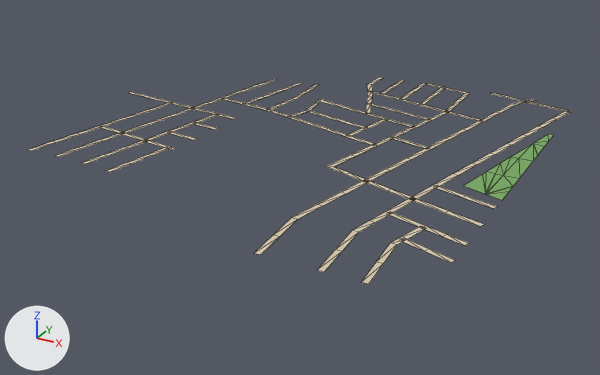
One commit to the glTF model public/assets/bengaluru-region-v1/tiles/t45_-13-l1.glb: the scene before it, then after it.
The view is the same before and after, from a 50 mm lens placed at (23168.0, -6988.0, 310.0), pointed at (22770.0, -6264.0, -52.0). Lighting does not change. The marker at lower left points along +X, +Y and +Z. The picture after the commit comes second. Mesh edges are drawn as thin lines.

The first picture shows 'ground'.
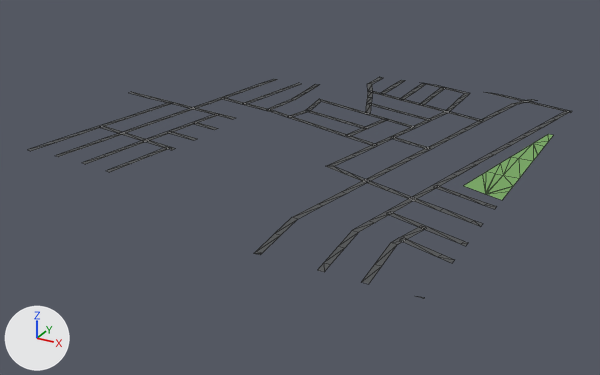
What differs and where, as boxes [x1, y1, x2, y2] in the pictures (600 x 375 px; the box of a moved part takes in the faces that stretch with it):
'ground', reshaped (7% taller): before [28, 77, 573, 284]; after [28, 77, 572, 299]
part 1 of me_ground, reshaped: before [254, 77, 497, 284]; after [255, 77, 497, 299]
part 2 of me_ground, moved or reshaped: [312, 99, 344, 107] in both
part 3 of me_ground, moved or reshaped: [326, 155, 355, 174] in both
part 4 of me_ground, moved or reshaped: before [492, 93, 573, 113]; after [485, 92, 572, 113]
part 5 of me_ground, recoloured: [28, 79, 572, 284] in both

Diff of the bpy script that builds the scene:
```diff
--- a/public/assets/bengaluru-region-v1/tiles/t45_-13-l1.glb.py
+++ b/public/assets/bengaluru-region-v1/tiles/t45_-13-l1.glb.py
@@ me_ground @@
 # used by ob_ground; location = (22500.0, -6500.0, 0.0)
 # verts and faces of me_ground; kept vertices keep their numbers, new ones are numbered from 395
 # before: 106 (221.0, 378.0, 1.0) at pixel (320, 98), 107 (225.0, 368.0, 1.0) at pixel (319, 101)
 # before: 148 (325.0, 187.0, 1.0) at pixel (325, 166), 149 (333.0, 190.0, 1.0) at pixel (333, 166)
-me_ground.from_pydata(...)  # 395 vertices, 337 faces; spans x 0.0..501.0, y 0.0..503.0, z 1.0
+me_ground.from_pydata(...)  # 409 vertices, 349 faces; spans x 0.0..500.0, y 0.0..500.0, z 1.0
+# me_ground part 1
+# 17 vertices are removed from x 312.0..501.0, y 35.0..497.0, z 1.0
+# 23 faces are deleted
+# 3 vertices in x 464.0..469.0, y 142.0..186.0, z 1.0 move by (-5.0, 1.0, 0.0)
+# 6 vertices move from x 275.0..468.0, y 34.0..503.0, z 1.0 to x 275.0..463.0, y 29.0..500.0, z 1.0
+# 27 vertices are added at x 245.0..500.0, y 0.0..500.0, z 1.0
+# 5 new vertices lie (6.0, 0.0, 0.0) away from vertices in x 245.0..414.0, y 3.0..495.0, z 1.0
+# 36 new faces join them
+# me_ground part 2
+verts[107] = (226.0, 369.0, 1.0)  # moved, pixel (321, 101)
+verts[106] = (219.0, 377.0, 1.0)  # moved, pixel (319, 98)
+# me_ground part 3
+verts[149] = (333.0, 191.0, 1.0)  # moved, pixel (333, 166)
+verts[148] = (326.0, 187.0, 1.0)  # moved, pixel (325, 166)
+# me_ground part 4
+# 6 vertices are removed from x 395.0..448.0, y 499.0..503.0, z 1.0
+# 7 faces are deleted
+# 4 vertices move from x 397.0..501.0, y 470.0..498.0, z 1.0 to x 386.0..500.0, y 470.0..500.0, z 1.0
+# 5 vertices are added at (401.0, 500.0, 1.0), (398.0, 500.0, 1.0), (409.0, 500.0, 1.0), (398.0, 500.0, 1.0), (454.0, 500.0, 1.0)
+# 6 new faces join them
+# me_ground part 5: 276 kept faces spanning x 0.0..500.0, y 0.0..500.0, z 1.0 get new vertex colours; the middle colour goes from beige #d7c9ae to dark grey #535556
 me_ground.materials.append(mat_ground)
```
